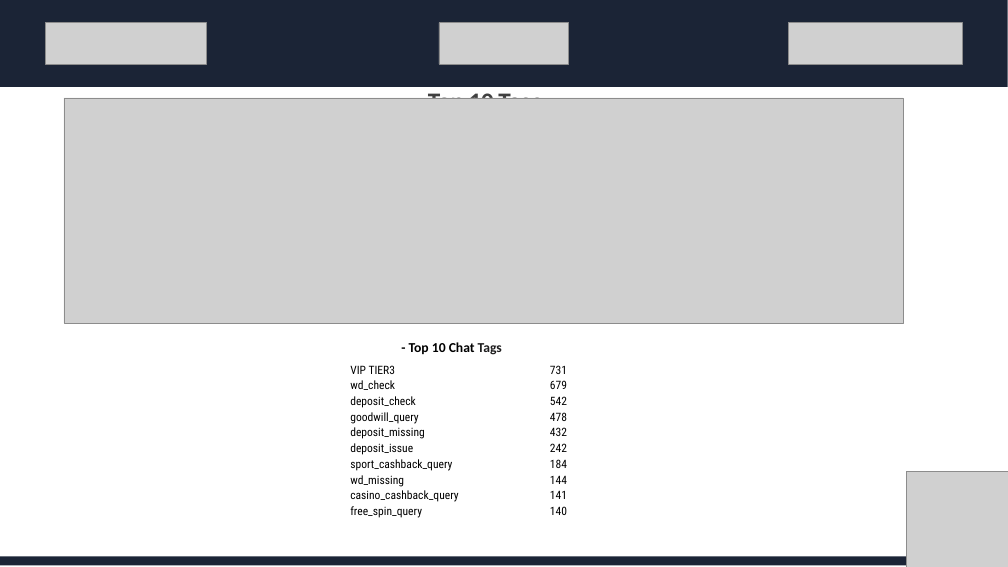
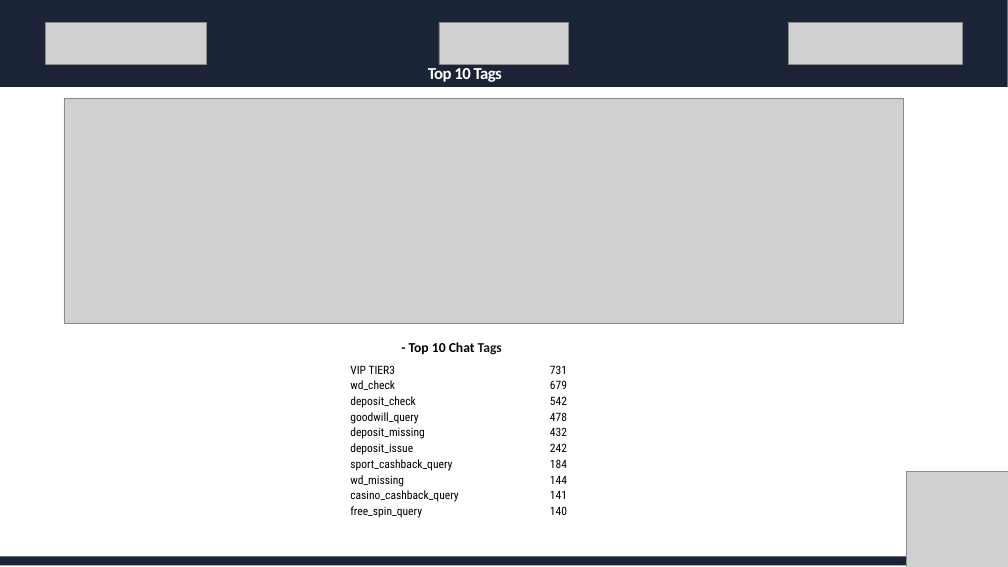
Before and after one commit to erhanbs70/poligon-chat-analyzer, a slide deck: slide 8 of pptx-report/template.pptx. Drawn at 1008x567 pixels with LibreOffice and Linux fonts; fonts in the diff are those of the drawing; grey boxes stand for pictures. Boxes give left, top, right and bottom in pixels: in the first picture for what was removed or moved away, otherwise in the second. Text is boxed around its words. In the diff, an @@ line names an element or a change of style, - is before the commit and + after.

```diff
--- a/pptx-report/template.pptx
+++ b/pptx-report/template.pptx
@@ text "Top 10 Tags": place and size @@
-text "Top 10 Tags" at [428, 90, 541, 99]
+text "Top 10 Tags" at [428, 68, 502, 82]
@@ text "Top 10 Tags" at [428, 68, 502, 82]: size 24 to 16 pt, text colour #404040 to #FFFFFF @@
```
Also in this commit, not shown: 3 other slides changed, 1 other file.
